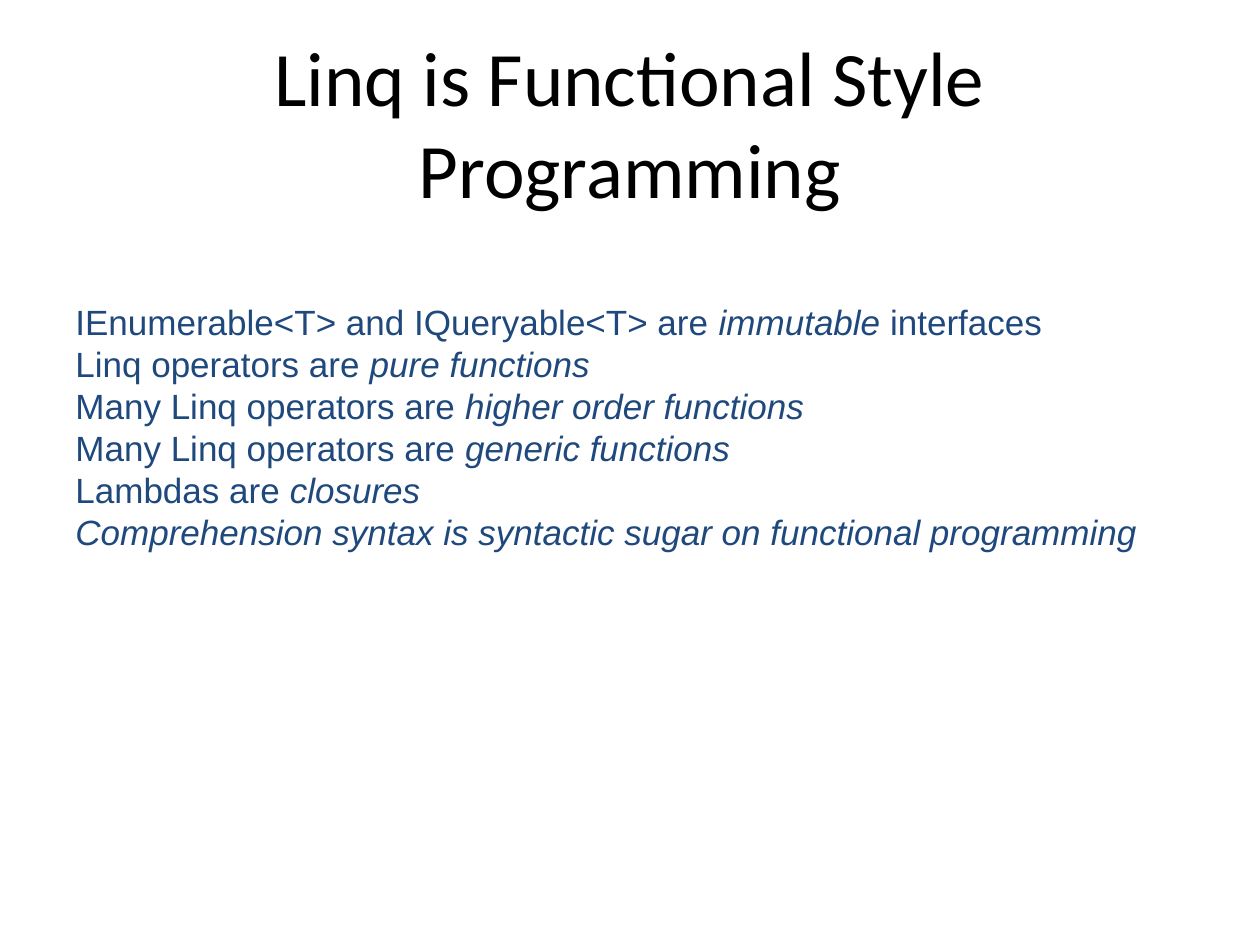
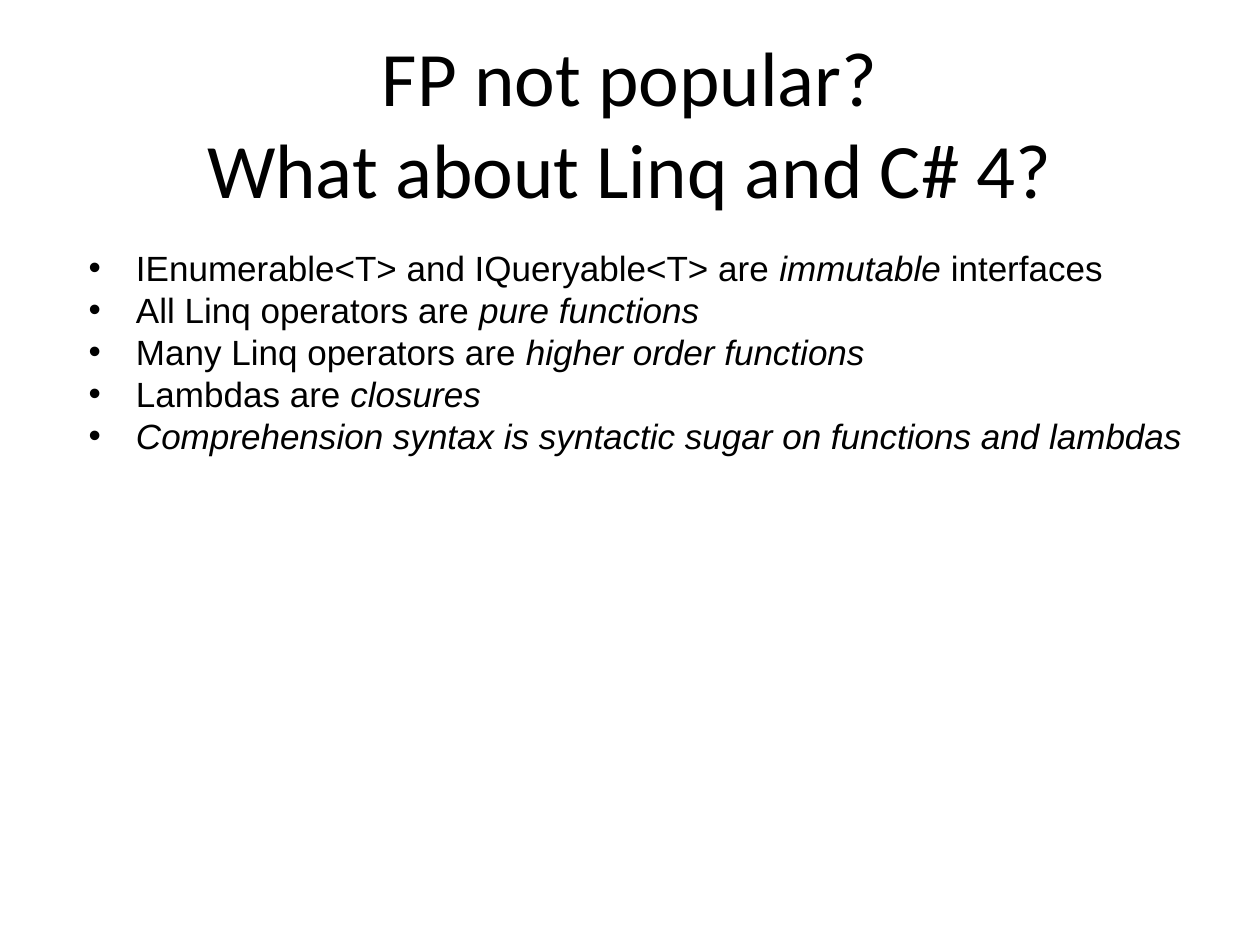
Before and after one commit to mlidbom/FSharpElevate, a slide deck: slide 13 of FSharp2.pptx. Drawn at 1260x945 pixels with LibreOffice and Linux fonts; fonts in the diff are those of the drawing. Boxes give left, top, right and bottom in pixels: in the first picture for what was removed or moved away, otherwise in the second. Text is boxed around its words. In the diff, an @@ line names an element or a change of style, - is before the commit and + after.

```diff
--- a/FSharp2.pptx
+++ b/FSharp2.pptx
@@ text in free at bbox=[207, 52, 1052, 211]: text changed @@
-Linq is Functional Style Programming
+FP not popular?
+What about Linq and C# 4?
@@ free "IEnumerable<T> and IQueryable<T> are immutable ...": place and size @@
-free "IEnumerable<T> and IQueryable<T> are immutable ..." at bbox=[63, 294, 1197, 857]
+free "IEnumerable<T> and IQueryable<T> are immutable ..." at bbox=[77, 239, 1211, 467]
@@ text in free at bbox=[136, 255, 1103, 408]: text colour #1F497D to #000000 in "IEnumerable<T> and IQueryable<T> are immutable interfaces", "Many Linq operators are higher order functions", "Lambdas are closures"; bullet none to • @@
@@ text in free at bbox=[136, 297, 699, 329]: text changed; text colour #1F497D to #000000 @@
-Linq operators are pure functions
+• All Linq operators are pure functions
@@ text in free at bbox=[75, 435, 730, 467]: paragraph removed @@
-Many Linq operators are generic functions
@@ text in free at bbox=[136, 423, 1181, 455]: text changed; text colour #1F497D to #000000 @@
-Comprehension syntax is syntactic sugar on functional programming
+• Comprehension syntax is syntactic sugar on functions and lambdas
```
Also in this commit, not shown: 10 other slides changed, 4 slides added, 2 slides removed.
